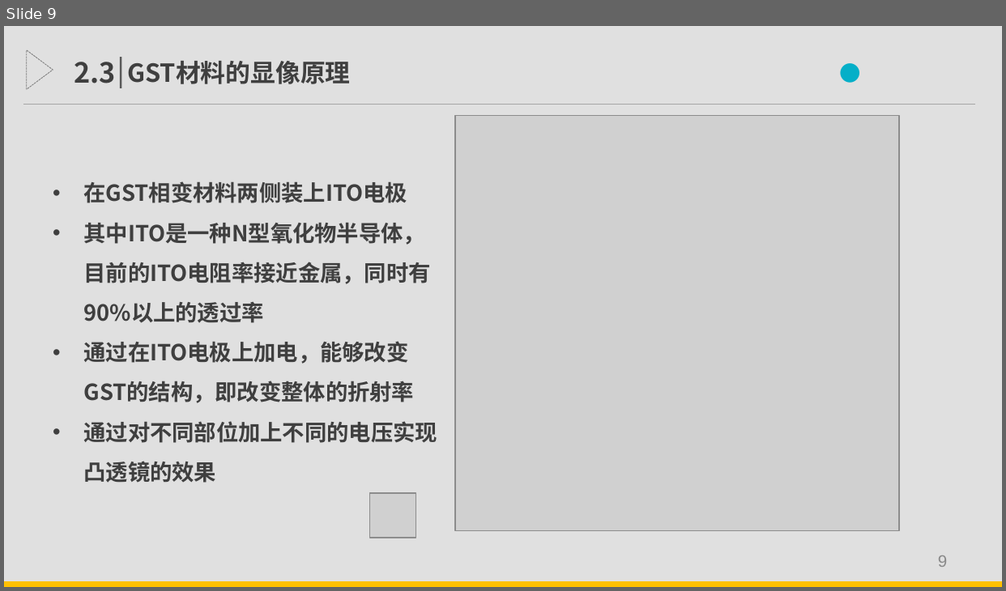
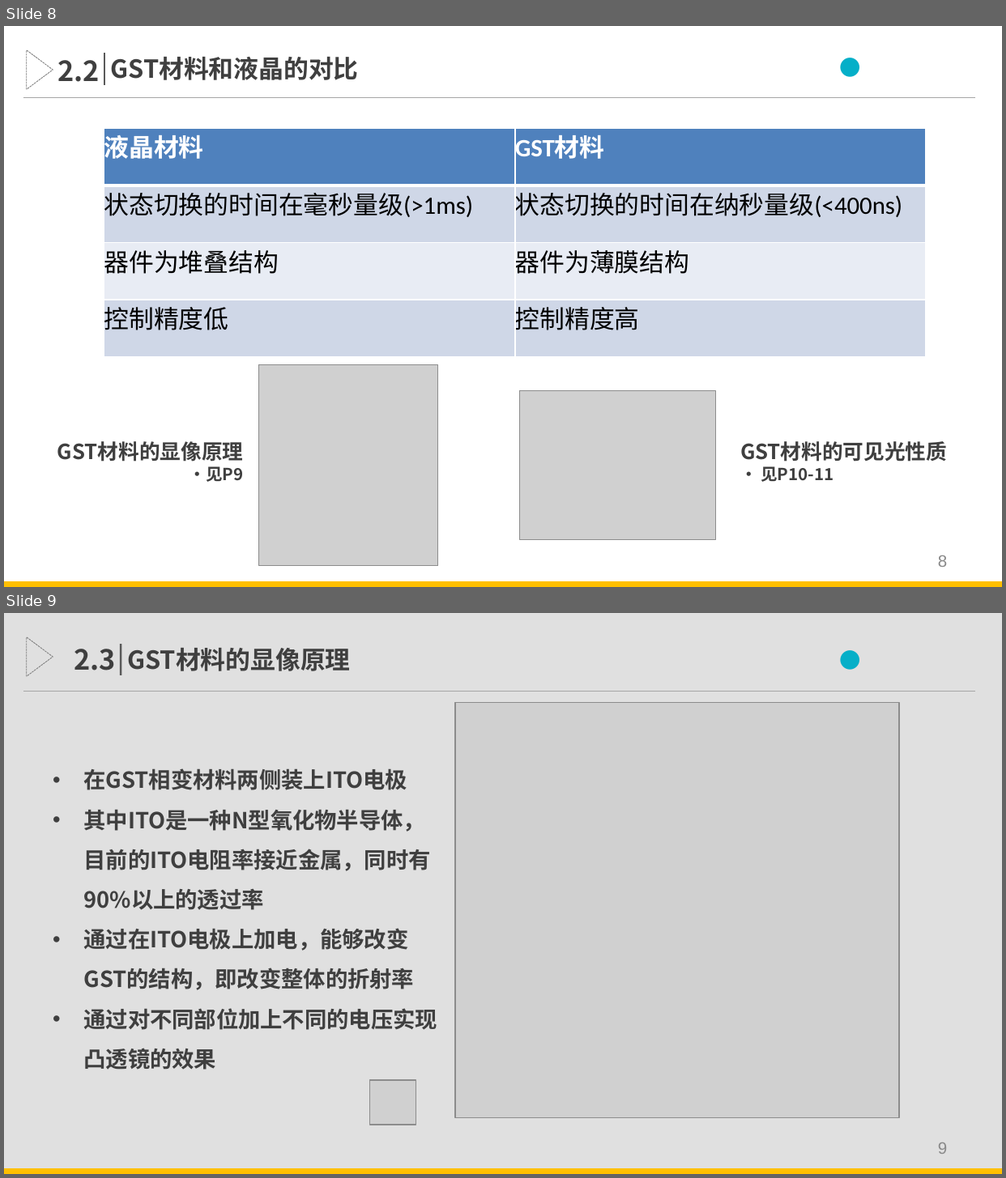
Before and after one commit to Linyu1Bai/ThuEE, a slide deck: Graduation/开题报告.pptx. Shown one above the other, each under a label of ours: slide 9 before the commit, slides 8 and 9 after it. The pictures are 1006x591 and 1006x1178 pixels, drawn with LibreOffice and Linux fonts; fonts in the diff are those of the drawing; grey boxes stand for pictures. Boxes give left, top, right and bottom in pixels: in the first picture for what was removed or moved away, otherwise in the second. Text is boxed around its words. In the diff, an @@ line names an element or a change of style, - is before the commit and + after.

```diff
--- a/Graduation/开题报告.pptx
+++ b/Graduation/开题报告.pptx
@@ slide 8 added at bbox=[4, 26, 1002, 587], background #FFFFFF @@
@@ text added at bbox=[808, 26, 973, 116], 54 pt, text #05AFC8, bold @@
+· · ·
@@ freeform shape added at bbox=[27, 50, 53, 89], outline #7F7F7F 0.5 pt dashed @@
@@ text added at bbox=[57, 60, 100, 82], 20 pt, text #3F3F3F, bold @@
+2.2
@@ line added from (104, 85) to (104, 53), #595959 1.5 pt @@
@@ text added at bbox=[110, 57, 358, 80], 18 pt, text #3F3F3F, bold @@
+GST材料和液晶的对比
@@ line added from (24, 98) to (975, 98), #A5A5A5 0.75 pt @@
@@ table added at bbox=[104, 128, 926, 415], 4 rows, 2 columns @@
+液晶材料 | GST材料
+状态切换的时间在毫秒量级(>1ms) | 状态切换的时间在纳秒量级(<400ns)
+器件为堆叠结构 | 器件为薄膜结构
+控制精度低 | 控制精度高
@@ picture added at bbox=[258, 365, 438, 566] @@
@@ picture added at bbox=[520, 391, 715, 540] @@
@@ text added at bbox=[57, 442, 244, 482], 15 pt, text #3F3F3F, bold @@
+GST材料的显像原理
+·见P9
@@ text added at bbox=[740, 442, 947, 482], 15 pt, text #3F3F3F, bold @@
+GST材料的可见光性质
+· 见P10-11
@@ page number added at bbox=[938, 556, 947, 567], 12 pt, text #898989 @@
+8
@@ rectangle added at bbox=[4, 582, 1002, 587], fill #FFC000 @@
```
Also in this commit, not shown: 4 slides changed, 2 other slides added, 4 slides removed, 1 other file.
